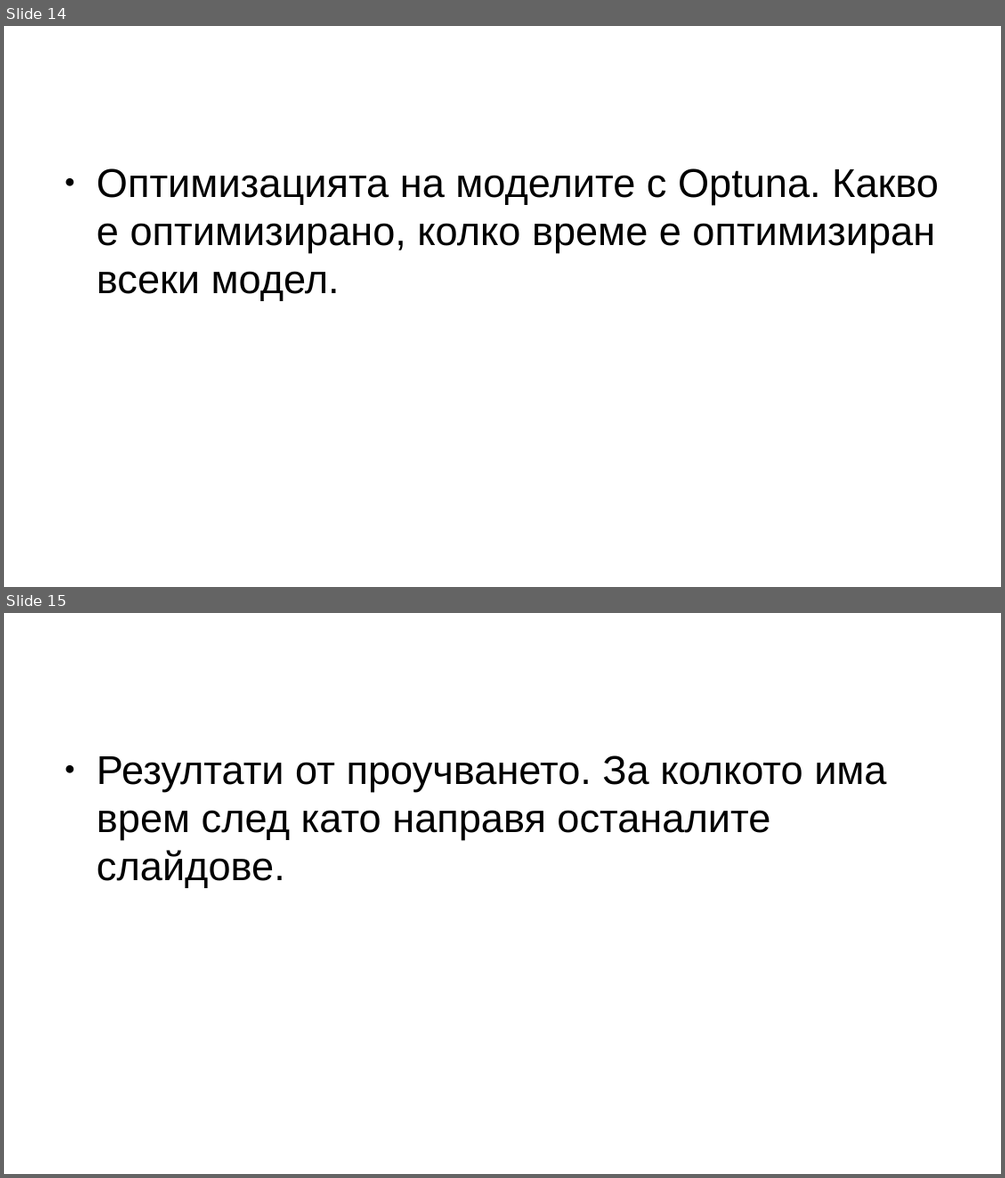
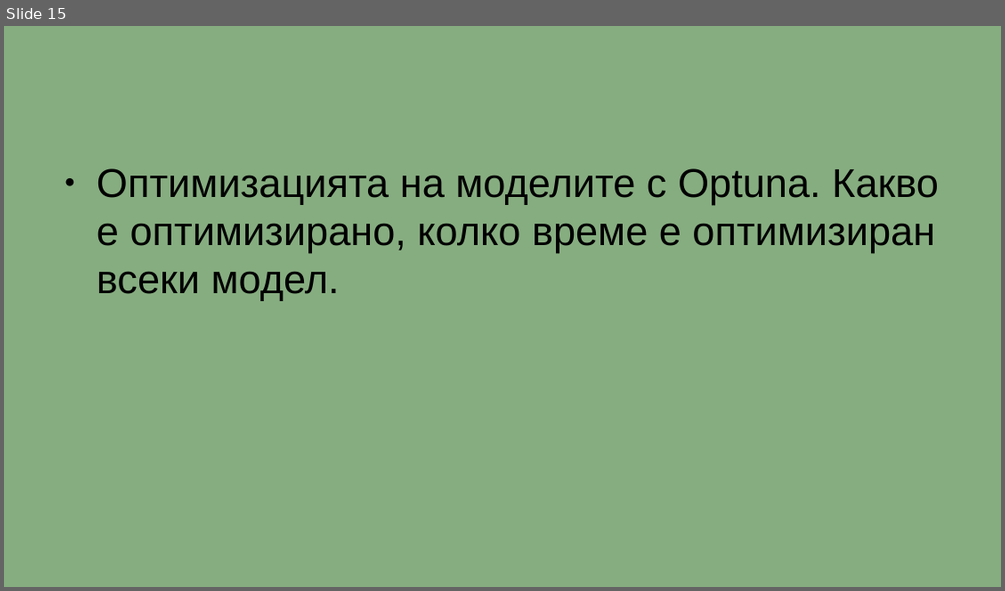
Before and after one commit to GeorgeChaparov/University-Theses, a slide deck: Presentation.odp. Shown one above the other, each under a label of ours: slides 14 and 15 before the commit, slide 15 after it. The pictures are 1005x1178 and 1005x591 pixels, drawn with LibreOffice and Linux fonts; fonts in the diff are those of the drawing. Boxes give left, top, right and bottom in pixels: in the first picture for what was removed or moved away, otherwise in the second. Text is boxed around its words. In the diff, an @@ line names an element or a change of style, - is before the commit and + after.

```diff
--- a/Presentation.odp
+++ b/Presentation.odp
@@ slide 15 removed at (x1=4, y1=613, x2=1001, y2=1174), background #FFFFFF @@
@@ text removed at (x1=97, y1=755, x2=886, y2=888) @@
-● Резултати от проучването. За колкото има врем след като направя останалите слайдове.
@@ what was slide 14 is now slide 15 @@
@@ slide 15 changed as well @@
@@ background #FFFFFF to #86AD80 @@
```
Also in this commit, not shown: 2 other slides changed, 19 slides added, 11 other slides removed, 3 other files.
